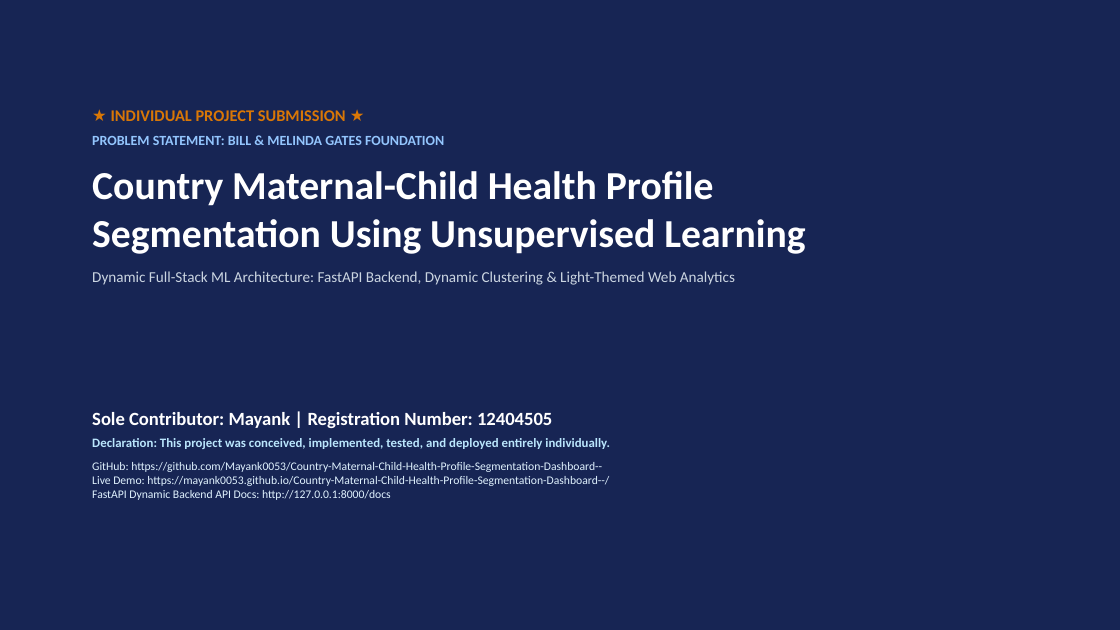
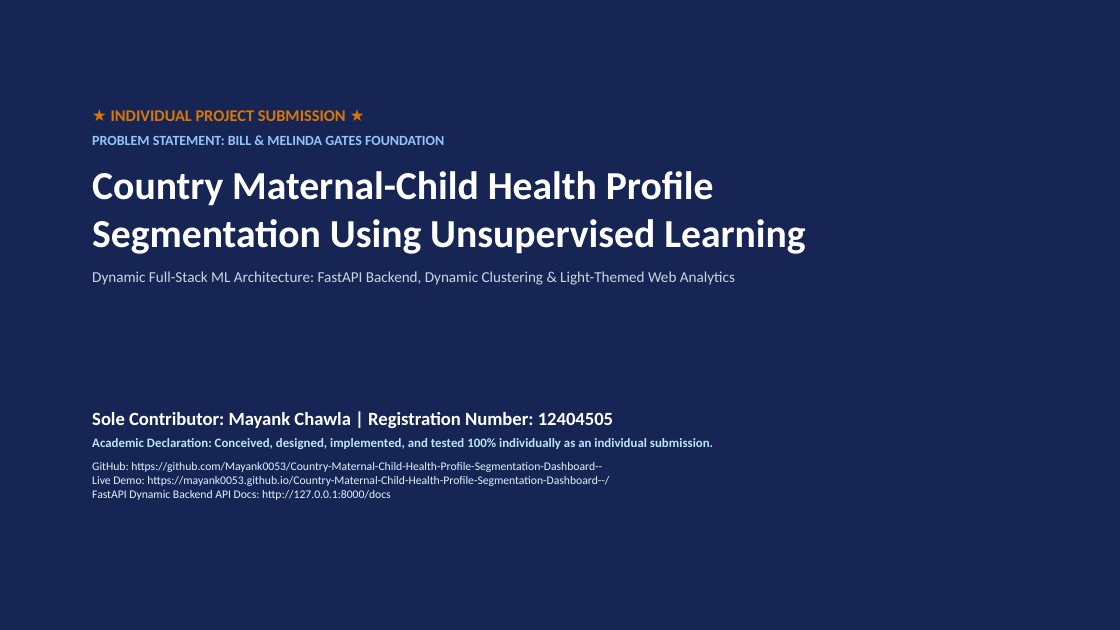
Before and after one commit to Mayank0053/Country-Maternal-Child-Health-Profile-Segmentation-Dashboard--, a slide deck: slide 1 of Country_MCH_Segmentation_Presentation.pptx. Drawn at 1120x630 pixels with LibreOffice and Linux fonts; fonts in the diff are those of the drawing. Boxes give left, top, right and bottom in pixels: in the first picture for what was removed or moved away, otherwise in the second. Text is boxed around its words. In the diff, an @@ line names an element or a change of style, - is before the commit and + after.

Commit message:
docs: add 16-slide presentation with faculty changes, Mayank Chawla sign-off block, and updated report

```diff
--- a/Country_MCH_Segmentation_Presentation.pptx
+++ b/Country_MCH_Segmentation_Presentation.pptx
@@ text at bbox=[92, 412, 713, 449]: text changed @@
-Sole Contributor: Mayank | Registration Number: 12404505
-Declaration: This project was conceived, implemented, tested, and deployed entirely individually.
+Sole Contributor: Mayank Chawla | Registration Number: 12404505
+Academic Declaration: Conceived, designed, implemented, and tested 100% individually as an individual submission.
```
Also in this commit, not shown: 12 other slides changed, 2 slides added, 5 other files.
